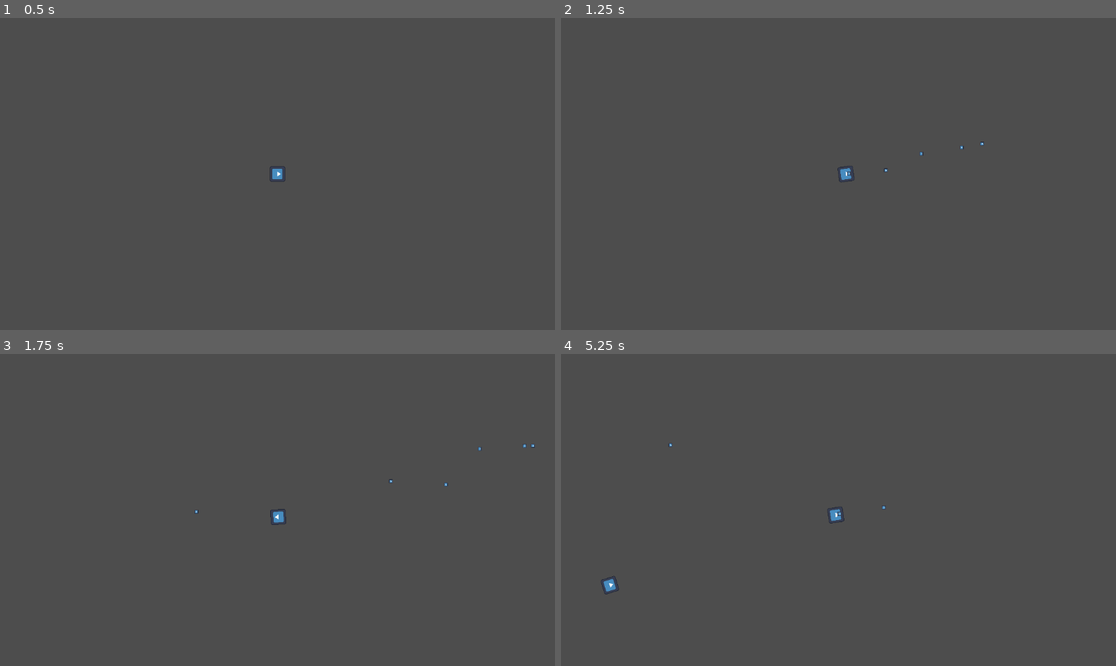
Above: before the commit, frames 1-4 (two rows, left to right).
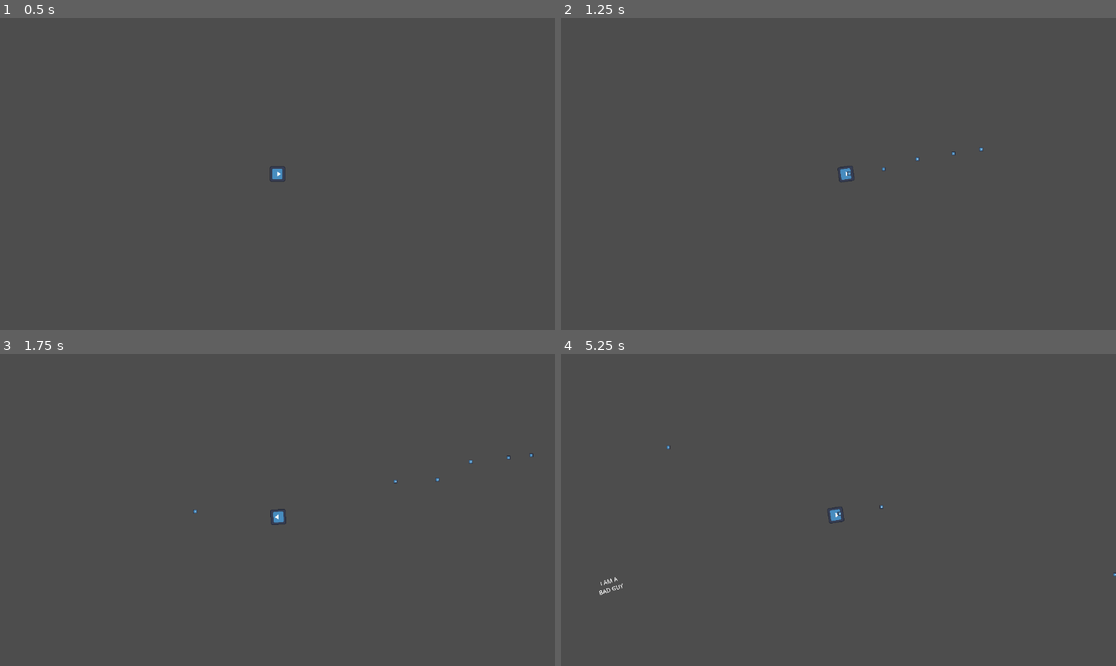
Above: after the commit, the same moments.

Repository: WinterAtne/GoTest
Game: Godot game, scene res://teststage.tscn
Same seed, same stepped clock (60 frames per second), same inputs: the game is played once before the commit and once after it. The engine's default icon, where the game draws it, is replaced by a stand-in: a white triangle on a blue panel in a dark square.
Inputs (mouse positions are in pixels of both pictures, inside the frame that each line leads up to):
- Up to frame 1 (0.5 s): no input
- Up to frame 2 (1.25 s): tap Enter at 0.5 s; move the mouse to (960, 158) at 0.52 s; press the mouse at (960, 158) at 0.53 s; hold Right (ui_right) from 0.53 s (still down)
- Up to frame 3 (1.75 s): move the mouse to (166, 525) at 1.27 s; release Right (ui_right) at 1.28 s; release the mouse at (166, 525) at 1.28 s; hold Down (ui_down) from 1.28 s (still down); click (166, 525) at 1.35 s
- Up to frame 4 (5.25 s): move the mouse to (894, 441) at 2.02 s; release Down (ui_down) at 2.03 s; press the mouse at (894, 441) at 2.03 s; hold Right (ui_right) 2.03-2.78 s; move the mouse to (810, 572) at 2.77 s; release the mouse at (810, 572) at 2.78 s; hold Up (ui_up) 2.78-3.53 s; click (810, 572) at 2.85 s; move the mouse to (1005, 556) at 3.52 s; press the mouse at (1005, 556) at 3.53 s; hold Left (ui_left) 3.53-5.03 s; tap Space at 4.25 s; move the mouse to (672, 463) at 4.27 s; release the mouse at (672, 463) at 4.28 s; click (672, 463) at 4.35 s; move the mouse to (866, 510) at 5.02 s; press the mouse at (866, 510) at 5.03 s; hold Down (ui_down) from 5.03 s (still down)

Frame 1 is identical in both runs. In frame 2, less than 0.1% of the frame differs, in the area x 51-77%, y 39-51%; in frame 3, less than 0.1%; in frame 4, 0.2%, in the area x 6-100%, y 28-78%.

Commit message:
EVEN MORE MASSIVE CHANGES

Diff:
--- a/bullet.gd
+++ b/bullet.gd
@@ -1,6 +1,6 @@
 extends Area2D
 const speed = 2000
-const spread : Vector2 = Vector2(-0.12, 0.12)
+const spread : Vector2 = Vector2(-0.05, 0.05)
 
 @onready var direction = position.direction_to(get_global_mouse_position()) + Vector2(randf_range(spread.x, spread.y), randf_range(spread.x, spread.y))
 
--- /dev/null
+++ b/deathscreen.tscn
@@ -0,0 +1,37 @@
+[gd_scene load_steps=4 format=3 uid="uid://dlkhsq2g0dscj"]
+
+[ext_resource type="Script" path="res://respawnbutton.gd" id="1_af61h"]
+
+[sub_resource type="LabelSettings" id="LabelSettings_acsh7"]
+font_size = 128
+
+[sub_resource type="CanvasTexture" id="CanvasTexture_fte1q"]
+
+[node name="Node2D" type="Node2D"]
+
+[node name="Camera2D" type="Camera2D" parent="."]
+
+[node name="Label" type="Label" parent="."]
+offset_left = -300.0
+offset_top = -276.0
+offset_right = 303.0
+offset_bottom = -98.0
+text = "YOU DIED"
+label_settings = SubResource("LabelSettings_acsh7")
+
+[node name="Button" type="Button" parent="."]
+offset_left = -81.0
+offset_top = 4.0
+offset_right = 82.0
+offset_bottom = 53.0
+text = "Respawn"
+script = ExtResource("1_af61h")
+
+[node name="Sprite2D" type="Sprite2D" parent="."]
+modulate = Color(0.0823529, 0.172549, 0.196078, 0.533333)
+z_index = -1
+position = Vector2(0, 0.999985)
+scale = Vector2(1256, 710)
+texture = SubResource("CanvasTexture_fte1q")
+
+[connection signal="pressed" from="Button" to="Button" method="_on_pressed"]
--- a/enemy.tscn
+++ b/enemy.tscn
@@ -1,9 +1,13 @@
 [gd_scene load_steps=4 format=3 uid="uid://0f4ns4bi0wtl"]
 
 [ext_resource type="Script" path="res://seek.gd" id="1_i00o4"]
-[ext_resource type="Texture2D" uid="uid://drov1djmis231" path="res://icon.svg" id="2_emej4"]
 
 [sub_resource type="CircleShape2D" id="CircleShape2D_wq8ol"]
+
+[sub_resource type="LabelSettings" id="LabelSettings_43t46"]
+font_size = 48
+outline_size = 2
+outline_color = Color(0, 0, 0, 1)
 
 [node name="Enemy" type="Area2D" groups=["Enemy"]]
 script = ExtResource("1_i00o4")
@@ -12,8 +16,21 @@
 scale = Vector2(6, 6)
 shape = SubResource("CircleShape2D_wq8ol")
 
-[node name="Sprite2D" type="Sprite2D" parent="."]
-rotation = 1.5708
-texture = ExtResource("2_emej4")
+[node name="Label" type="Label" parent="."]
+anchors_preset = 8
+anchor_left = 0.5
+anchor_top = 0.5
+anchor_right = 0.5
+anchor_bottom = 0.5
+offset_left = -122.5
+offset_top = -48.0
+offset_right = 122.5
+offset_bottom = 48.0
+grow_horizontal = 2
+grow_vertical = 2
+text = "I AM A
+BAD GUY"
+label_settings = SubResource("LabelSettings_43t46")
+horizontal_alignment = 1
 
 [connection signal="area_entered" from="." to="." method="_on_area_entered"]
--- a/movement.gd
+++ b/movement.gd
@@ -1,6 +1,8 @@
 extends Area2D
 
 @export var speed : float = 350
+
+var screen = load("res://deathscreen.tscn")
 
 const maxHealth : int = 5
 var currentHealth : int
@@ -35,11 +37,14 @@
 func damage():
 	currentHealth -= 1
 	print(currentHealth)
+	scale = Vector2(1,1) * currentHealth/maxHealth
 	if (currentHealth <= 0):
 		die()
 
 
 func die():
+	var instance = screen.instantiate()
+	get_parent().add_child(instance)
 	for child in get_children():
 		child.queue_free
 	queue_free()
--- /dev/null
+++ b/respawnbutton.gd
@@ -0,0 +1,9 @@
+extends Button
+
+var stage = load("res://teststage.tscn")
+
+func _on_pressed():
+	var instance = stage.instantiate()
+	get_parent().get_parent().add_child(instance)
+	get_parent().queue_free()
+	pass # Replace with function body.
